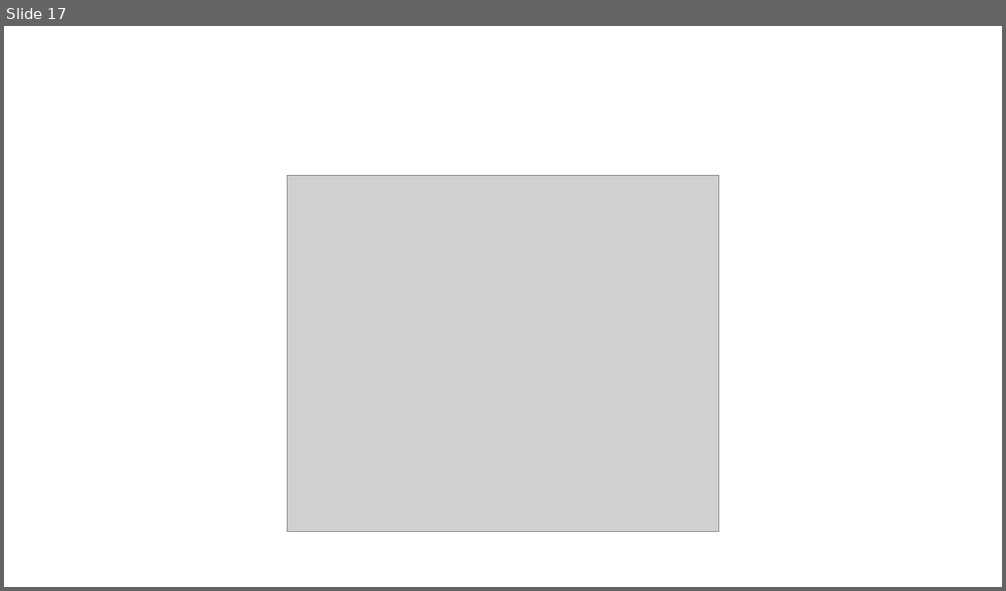
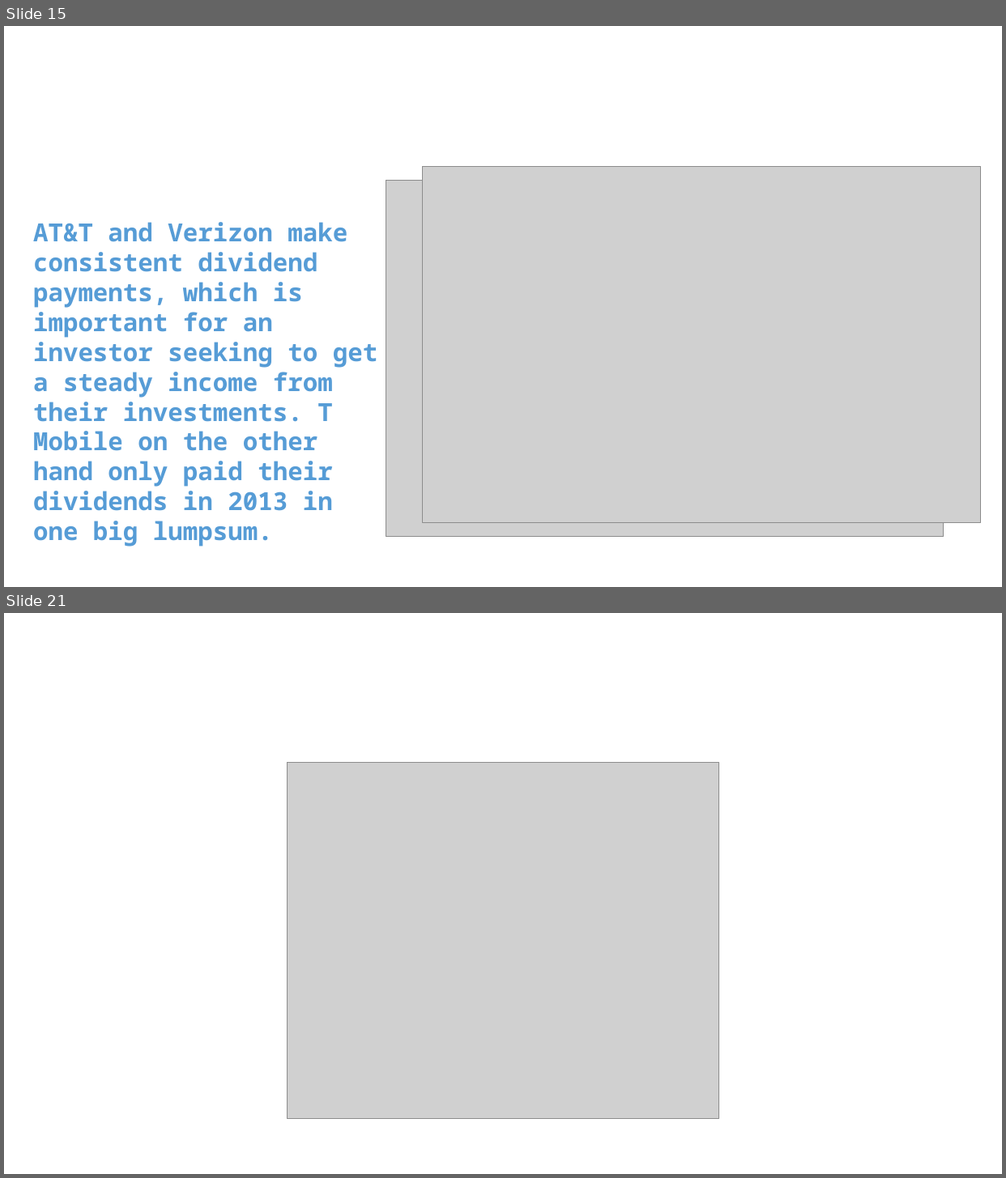
Before and after one commit to mssubaiti/Project1_Group1, a slide deck: presentation.pptx. Shown one above the other, each under a label of ours: slide 17 before the commit, slides 15 and 21 after it; the slides between them are not shown. The pictures are 1006x591 and 1006x1178 pixels, drawn with LibreOffice and Linux fonts; fonts in the diff are those of the drawing; grey boxes stand for pictures. Boxes give left, top, right and bottom in pixels: in the first picture for what was removed or moved away, otherwise in the second. Text is boxed around its words. In the diff, an @@ line names an element or a change of style, - is before the commit and + after.

```diff
--- a/presentation.pptx
+++ b/presentation.pptx
@@ slide 15 added at [4, 26, 1002, 587], background #FFFFFF @@
@@ picture added at [423, 167, 980, 523] @@
@@ picture added at [386, 181, 944, 537] @@
@@ text added at [33, 222, 377, 511], 24 pt, text #569CD6, bold @@
+AT&T and Verizon make consistent dividend payments, which is important for an investor seeking to get a steady income from their investments. T Mobile on the other hand only paid their dividends in 2013 in one big lumpsum.
@@ what was slide 17 is now slide 21 @@
```
Also in this commit, not shown: 6 slides changed, 12 other slides added, 9 slides removed, 6 other files.
